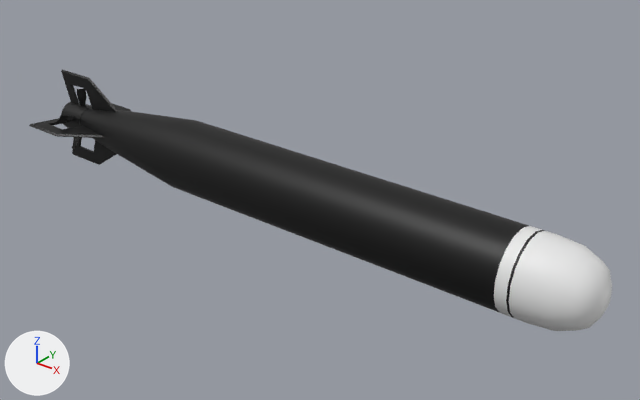
The Blender file Blender/submarine/torpedo/torpedo.blend: old version first, new version second.
One viewpoint serves both versions: a 50 mm lens placed at (4.01, -3.76, 2.34), pointed at (0.9, 0.13, -0.07). Lighting does not change. The marker at lower left points along +X, +Y and +Z.
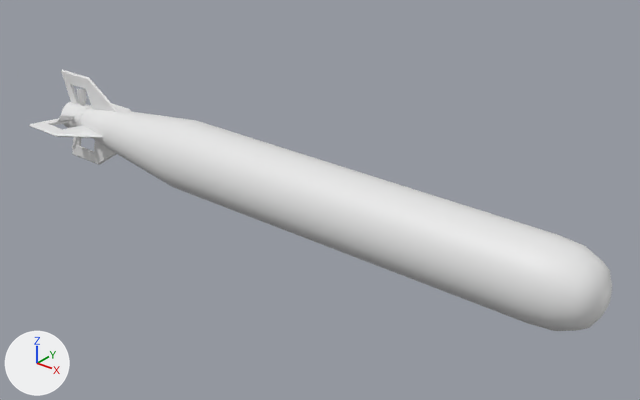
Where the change shows, as pixel boxes [x1, y1, x2, y2] in the pictures (640 x 400 px):
```json
{"part": 1, "of": "me_cylinder", "change": "recoloured", "before": [29, 70, 545, 318], "after": [29, 70, 545, 318], "on screen": "black to white"}
```

The change, as JSON lines over the scene's bpy script:
```json
{"block": "me_cylinder", "where": "me_cylinder.from_pydata(...)  # 495 vertices, 447 faces; spans x -1.43..2.8, y -0.34..0.34, z -0.34..0.34"}
{"block": "me_cylinder", "where": "# used by ob_cylinder; location = (0.0, 0.0, 0.0)"}
{"op": "remove", "block": "me_cylinder", "code": "me_cylinder.materials.append(mat_material_002)  # white #e7e7e7"}
{"op": "remove", "block": "me_cylinder", "code": "me_cylinder.materials.append(mat_material_003)  # white #e7e7e7"}
{"block": "me_cylinder", "change": "me_cylinder part 1: all 327 faces that had it switch from mat_material_001 (black #000000) to no material"}
```
